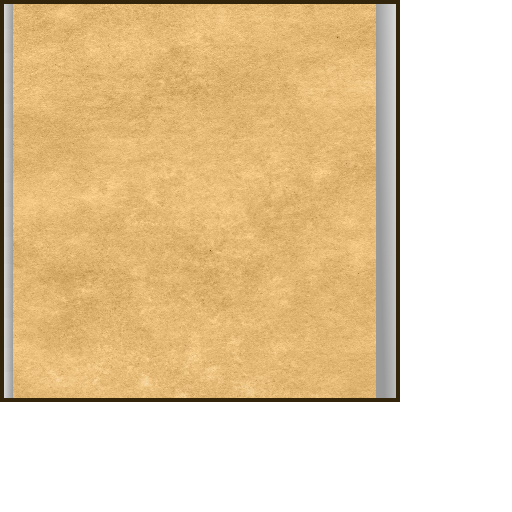
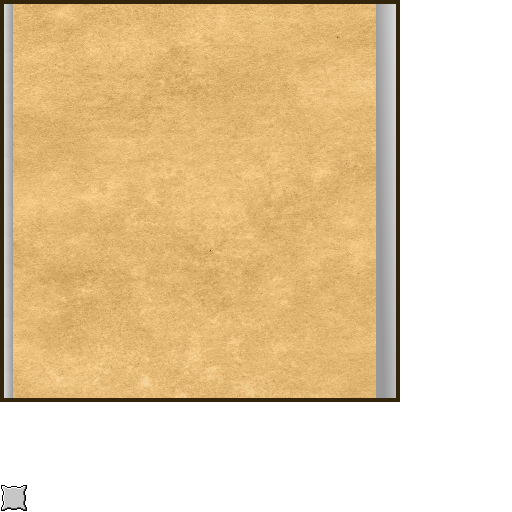
Two versions of the same layered image (512×512). Layer-by-layer changes:
added layer "Icons" above "Layer #1" over [1,485,27,511]
